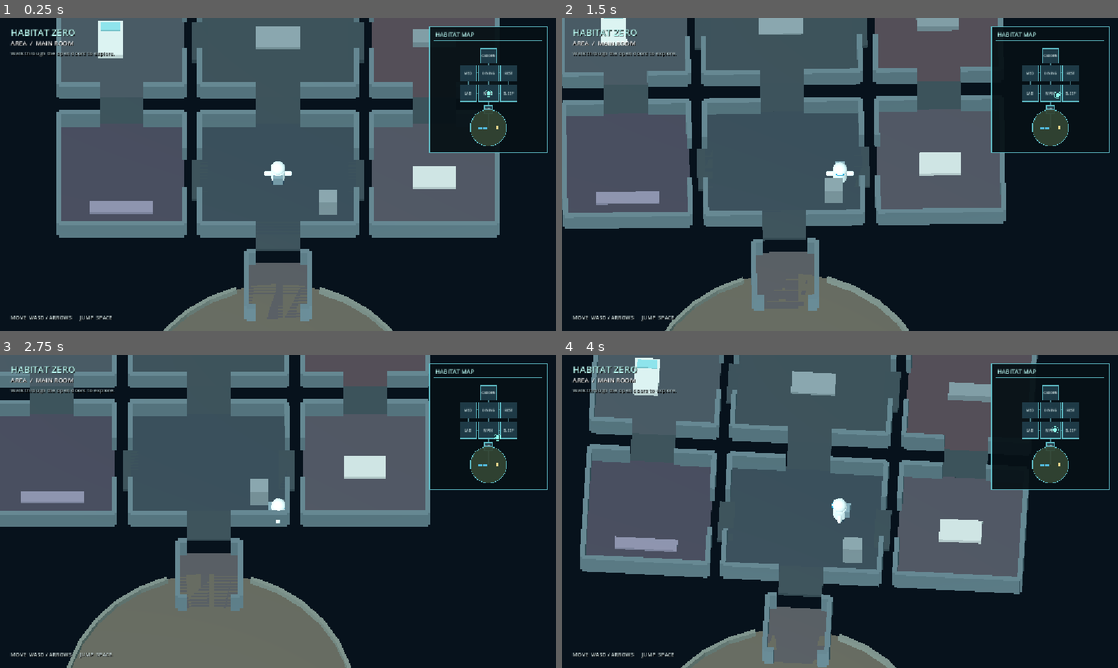
Above: before the commit, frames 1-4 (two rows, left to right).
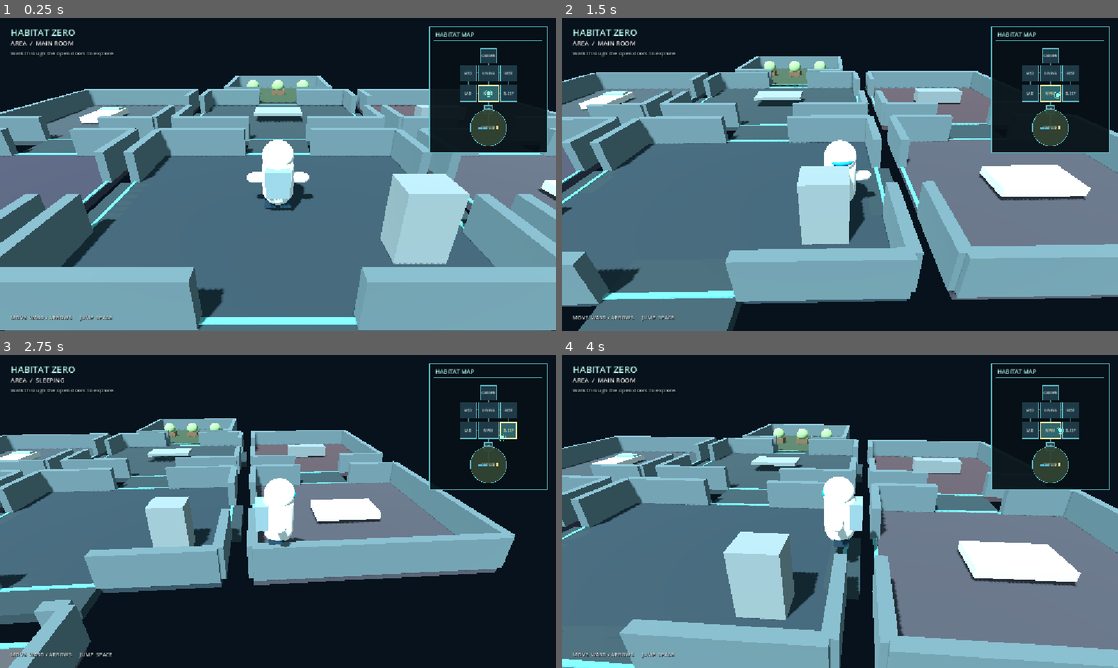
Above: after the commit, the same moments.

Repository: rahejaarya/WAAVES
Game: Godot game, scene res://main.tscn
Same seed, same stepped clock (60 frames per second), same inputs: the game is played once before the commit and once after it.
Inputs:
- Up to frame 1 (0.25 s): no input
- Up to frame 2 (1.5 s): tap Enter at 0.5 s; hold D 0.53-1.28 s; tap Space at 0.77 s; hold S from 1.28 s (still down)
- Up to frame 3 (2.75 s): tap Space at 1.52 s; release S at 2.03 s; hold D from 2.03 s (still down)
- Up to frame 4 (4 s): release D at 2.78 s; hold W 2.78-3.53 s; tap Space at 3.02, 3.77 s; hold A from 3.53 s (still down)

The runs differ from the first frame. In frame 1, 83% of the frame differs, in the area x 0-100%, y 0-100%; in frame 2, 79%; in frame 3, 67%; in frame 4, 82%.

Commit message:
Polish third-person habitat visuals

Diff:
--- a/main.gd
+++ b/main.gd
@@ -3,7 +3,7 @@
 const MinimapScript := preload("res://minimap.gd")
 
 const FLOOR_THICKNESS := 0.3
-const WALL_HEIGHT := 1.7
+const WALL_HEIGHT := 1.15
 const WALL_THICKNESS := 0.32
 const DOOR_WIDTH := 2.8
 
@@ -55,10 +55,12 @@
 func _process(delta: float) -> void:
 	if not is_instance_valid(player):
 		return
-	var camera_target := player.global_position + Vector3(0, 20, 10)
+	var camera_target := player.global_position + Vector3(0, 4.6, 7.4)
 	follow_camera.global_position = follow_camera.global_position.lerp(camera_target, minf(delta * 7.0, 1.0))
-	follow_camera.look_at(player.global_position + Vector3(0, 0.75, 0), Vector3.UP)
-	room_label.text = "AREA  /  " + _room_at_player()
+	follow_camera.look_at(player.global_position + Vector3(0, 1.0, 0), Vector3.UP)
+	var current_room_id := _room_id_at_player()
+	room_label.text = "AREA  /  " + _room_title(current_room_id)
+	minimap.set("current_room_id", current_room_id)
 
 
 func _build_environment() -> void:
@@ -76,7 +78,7 @@
 	key_light.name = "Soft Station Light"
 	key_light.rotation_degrees = Vector3(-58, -28, 0)
 	key_light.light_energy = 1.25
-	key_light.shadow_enabled = false
+	key_light.shadow_enabled = true
 	add_child(key_light)
 
 
@@ -98,7 +100,28 @@
 	)
 
 	for side: String in ["north", "east", "south", "west"]:
-		_build_wall(room, side, room["doors"].has(side))
+		var has_door: bool = room["doors"].has(side)
+		_build_wall(room, side, has_door)
+		if has_door:
+			_build_door_threshold(room, side)
+
+
+func _build_door_threshold(room: Dictionary, side: String) -> void:
+	var center: Vector2 = room["center"]
+	var room_size: Vector2 = room["size"]
+	var threshold_position := Vector3(center.x, 0.025, center.y)
+	var threshold_size := Vector3(DOOR_WIDTH, 0.035, 0.13)
+	if side == "north":
+		threshold_position.z -= room_size.y * 0.5
+	elif side == "south":
+		threshold_position.z += room_size.y * 0.5
+	elif side == "east":
+		threshold_position.x += room_size.x * 0.5
+		threshold_size = Vector3(0.13, 0.035, DOOR_WIDTH)
+	else:
+		threshold_position.x -= room_size.x * 0.5
+		threshold_size = Vector3(0.13, 0.035, DOOR_WIDTH)
+	_make_visual_box(str(room["title"]) + " doorway marker", threshold_position, threshold_size, Color("#4f9b9f"))
 
 
 func _build_wall(room: Dictionary, side: String, has_door: bool) -> void:
@@ -249,13 +272,13 @@
 func _build_camera() -> void:
 	follow_camera = Camera3D.new()
 	follow_camera.name = "Follow Camera"
-	follow_camera.projection = Camera3D.PROJECTION_ORTHOGONAL
-	follow_camera.size = 20.0
+	follow_camera.projection = Camera3D.PROJECTION_PERSPECTIVE
+	follow_camera.fov = 58.0
 	follow_camera.near = 0.1
 	follow_camera.far = 100.0
 	add_child(follow_camera)
-	follow_camera.global_position = player.global_position + Vector3(0, 20, 10)
-	follow_camera.look_at(player.global_position + Vector3(0, 0.75, 0), Vector3.UP)
+	follow_camera.global_position = player.global_position + Vector3(0, 4.6, 7.4)
+	follow_camera.look_at(player.global_position + Vector3(0, 1.0, 0), Vector3.UP)
 	follow_camera.current = true
 
 
@@ -307,16 +330,26 @@
 	return label
 
 
-func _room_at_player() -> String:
+func _room_id_at_player() -> String:
 	var player_position := Vector2(player.global_position.x, player.global_position.z)
 	if player_position.distance_to(Vector2(0, 17)) <= 9.0:
-		return "OUTSIDE"
+		return "outside"
 	for room: Dictionary in ROOMS:
 		var center: Vector2 = room["center"]
 		var room_size: Vector2 = room["size"]
 		if absf(player_position.x - center.x) <= room_size.x * 0.5 and absf(player_position.y - center.y) <= room_size.y * 0.5:
-			return str(room["title"])
-	return "CONNECTING HALL"
+			return str(room["id"])
+	return "hallway"
+
+
+func _room_title(room_id: String) -> String:
+	if room_id == "outside":
+		return "OUTSIDE"
+	if room_id == "hallway":
+		return "CONNECTING HALL"
+	if rooms_by_id.has(room_id):
+		return str(rooms_by_id[room_id]["title"])
+	return "MAIN ROOM"
 
 
 func _make_box(parent: Node3D, box_name: String, box_position: Vector3, box_size: Vector3, color: Color, rotation_y: float = 0.0) -> StaticBody3D:
--- a/minimap.gd
+++ b/minimap.gd
@@ -5,6 +5,8 @@
 const ROOM_COLOR := Color(0.12, 0.23, 0.28, 0.98)
 const ROOM_OUTLINE := Color(0.38, 0.75, 0.79, 0.95)
 const MAP_LINK := Color(0.34, 0.58, 0.62, 0.82)
+const ROOM_ACTIVE := Color(0.19, 0.40, 0.43, 1.0)
+const ROOM_ACTIVE_OUTLINE := Color("#fff0a6")
 
 const ROOMS := [
 	{"id": "garden", "label": "GARDEN", "center": Vector2(0, -18.5), "size": Vector2(8, 7)},
@@ -25,6 +27,7 @@
 ]
 
 var player: Node3D
+var current_room_id := "main"
 
 
 func _process(_delta: float) -> void:
@@ -52,17 +55,21 @@
 
 	for room: Dictionary in ROOMS:
 		var center: Vector2 = points[room["id"]]
+		var is_current_room: bool = room["id"] == current_room_id
 		if room["id"] == "outside":
 			var outside_size: Vector2 = room["size"]
 			var radius: float = outside_size.x * MAP_SCALE * 0.5
-			draw_circle(center, radius, Color(0.20, 0.27, 0.20, 0.92))
-			draw_arc(center, radius, 0.0, TAU, 36, ROOM_OUTLINE, 1.2)
+			var outside_color := ROOM_ACTIVE if is_current_room else Color(0.20, 0.27, 0.20, 0.92)
+			var outside_outline := ROOM_ACTIVE_OUTLINE if is_current_room else ROOM_OUTLINE
+			draw_circle(center, radius, outside_color)
+			draw_arc(center, radius, 0.0, TAU, 36, outside_outline, 2.0 if is_current_room else 1.2)
+			draw_string(font, Vector2(center.x - radius, center.y + 3), room["label"], HORIZONTAL_ALIGNMENT_CENTER, radius * 2.0, 7, Color("#f1f5df"))
 		else:
 			var room_size: Vector2 = room["size"] * MAP_SCALE
 			var rect := Rect2(center - room_size * 0.5, room_size)
-			draw_rect(rect, ROOM_COLOR, true)
-			draw_rect(rect, ROOM_OUTLINE, false, 1.0)
-			draw_string(font, Vector2(rect.position.x, center.y + 3), room["label"], HORIZONTAL_ALIGNMENT_CENTER, rect.size.x, 7, Color("#e1f3f3"))
+			draw_rect(rect, ROOM_ACTIVE if is_current_room else ROOM_COLOR, true)
+			draw_rect(rect, ROOM_ACTIVE_OUTLINE if is_current_room else ROOM_OUTLINE, false, 2.0 if is_current_room else 1.0)
+			draw_string(font, Vector2(rect.position.x, center.y + 3), room["label"], HORIZONTAL_ALIGNMENT_CENTER, rect.size.x, 7, Color("#fff0a6") if is_current_room else Color("#e1f3f3"))
 
 	# Tiny outside markers mirror the solar panels and dish in the world.
 	var solar_left := _to_map(Vector2(-4.2, 17.0), map_center)
--- a/player.gd
+++ b/player.gd
@@ -8,6 +8,7 @@
 @onready var astronaut: Node3D = $Astronaut
 
 var jump_buffer := 0.0
+var walk_phase := 0.0
 
 
 func _input(event: InputEvent) -> void:
@@ -41,4 +42,10 @@
 	move_and_slide()
 
 	if direction.length_squared() > 0.0:
-		astronaut.rotation.y = atan2(-direction.x, -direction.z)
+		var target_rotation := atan2(-direction.x, -direction.z)
+		astronaut.rotation.y = lerp_angle(astronaut.rotation.y, target_rotation, minf(delta * 10.0, 1.0))
+	if is_on_floor() and direction.length_squared() > 0.0:
+		walk_phase += delta * 12.0
+		astronaut.position.y = sin(walk_phase) * 0.035
+	else:
+		astronaut.position.y = move_toward(astronaut.position.y, 0.0, delta * 0.3)
